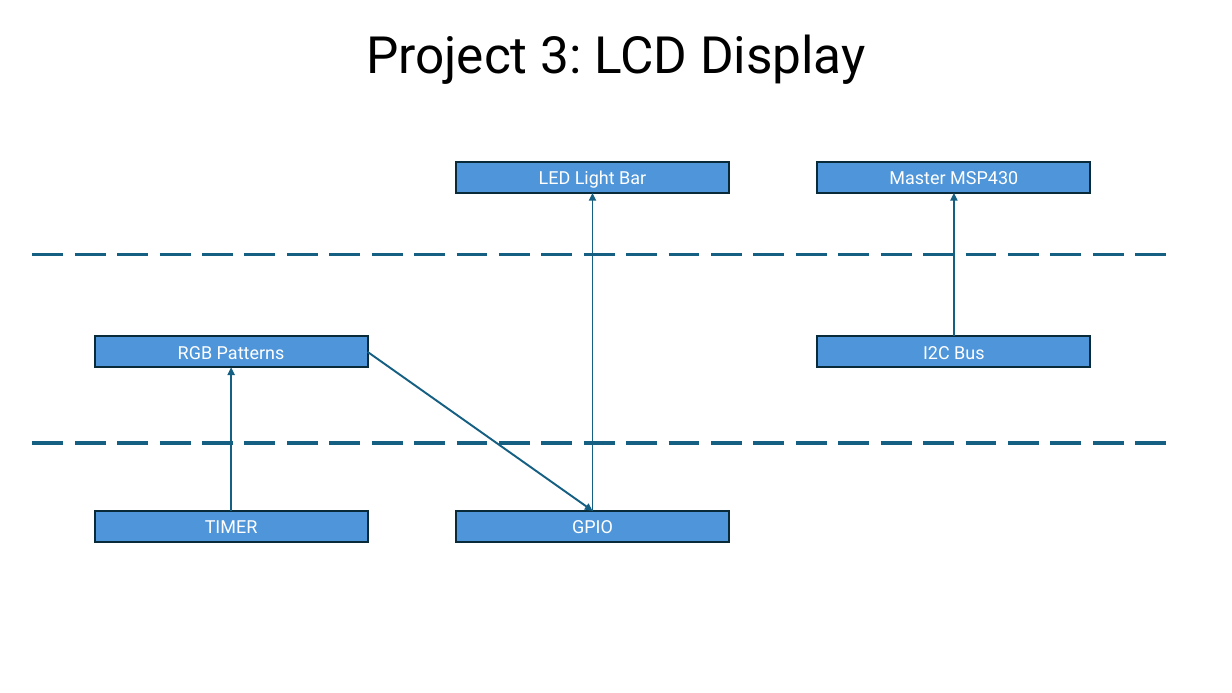
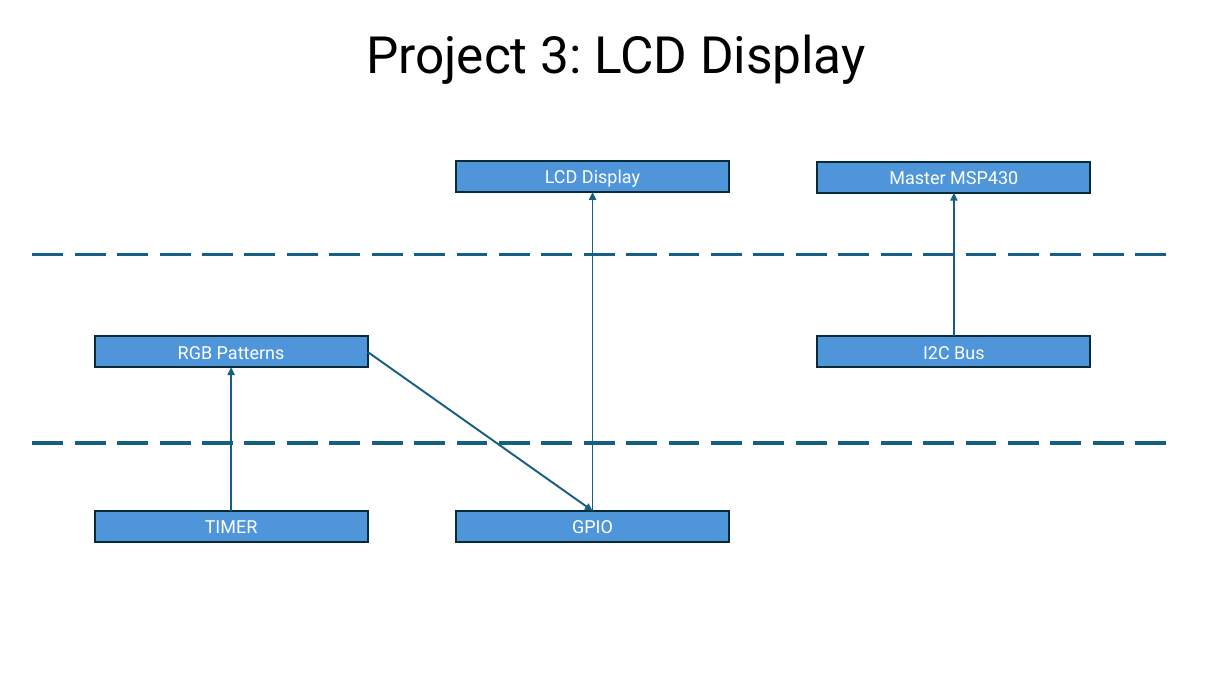
Before and after one commit to msu-eele-465/project4-jenson-buckley, a slide deck: slide 9 of docs/planning/PinDiagramFlowChart.pptx (slide 7 before the commit). Drawn at 1232x693 pixels with LibreOffice and Linux fonts; fonts in the diff are those of the drawing. Boxes give left, top, right and bottom in pixels: in the first picture for what was removed or moved away, otherwise in the second. Text is boxed around its words. In the diff, an @@ line names an element or a change of style, - is before the commit and + after.

```diff
--- a/docs/planning/PinDiagramFlowChart.pptx
+++ b/docs/planning/PinDiagramFlowChart.pptx
@@ text in rectangle at (x1=545, y1=169, x2=640, y2=187): text changed @@
-LED Light Bar
+LCD Display
```
Also in this commit, not shown: 3 other slides changed, 2 slides added.
